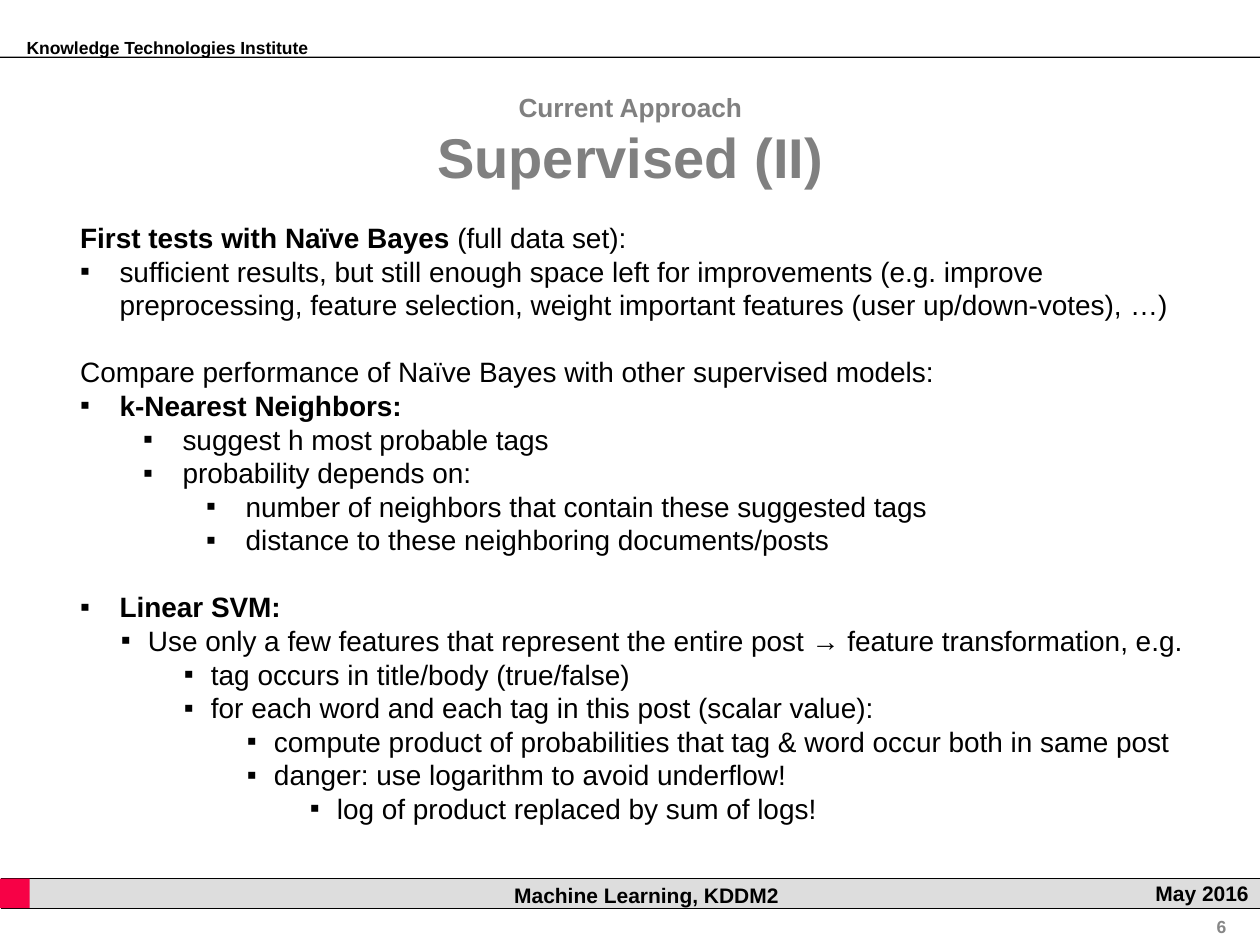
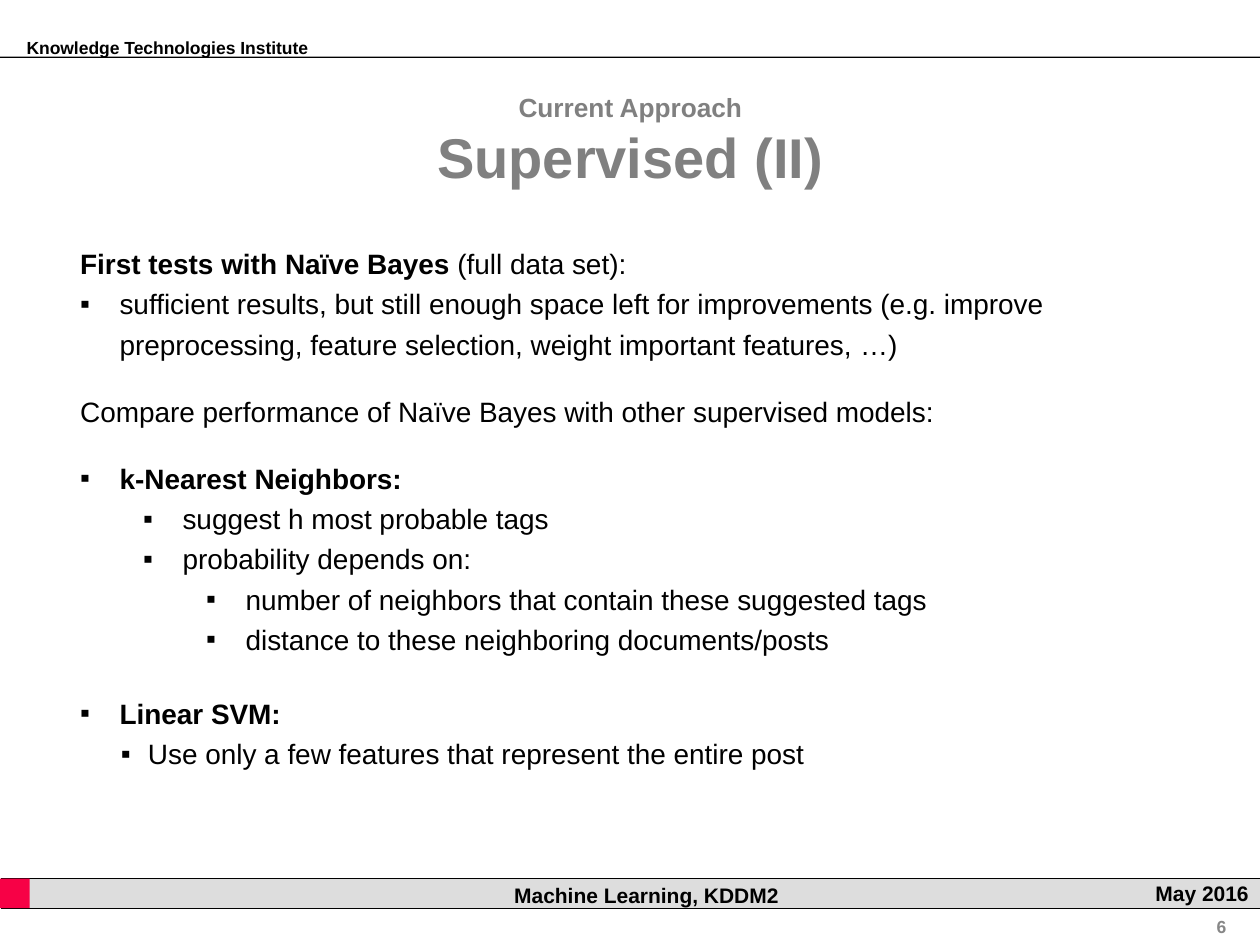
Before and after one commit to rsamer/MLSE, a slide deck: slide 6 of presentation/interim/Presentation.pptx. Drawn at 1260x945 pixels with LibreOffice and Linux fonts; fonts in the diff are those of the drawing; background and template pictures are left out. Boxes give left, top, right and bottom in pixels: in the first picture for what was removed or moved away, otherwise in the second. Text is boxed around its words. In the diff, an @@ line names an element or a change of style, - is before the commit and + after.

```diff
--- a/presentation/interim/Presentation.pptx
+++ b/presentation/interim/Presentation.pptx
@@ text "First tests with Naïve Bayes ...": place and size @@
-text "First tests with Naïve Bayes ..." at (80,227,1183,824)
+text "First tests with Naïve Bayes ..." at (80,253,1043,769)
@@ text at (80,253,927,725): line spacing 1 to 1.2 @@
@@ text at (120,293,1043,360): text changed @@
-▪ sufficient results, but still enough space left for improvements (e.g. improve preprocessing, feature selection, weight important features (user up/down-votes), …)
+▪ sufficient results, but still enough space left for improvements (e.g. improve preprocessing, feature selection, weight important features, …)
@@ text at (148,743,804,769): text changed @@
-  ▪ Use only a few features that represent the entire post → feature transformation, e.g.
-    ▪ tag occurs in title/body (true/false)
-    ▪ for each word and each tag in this post (scalar value):
-      ▪ compute product of probabilities that tag & word occur both in same post
-      ▪ danger: use logarithm to avoid underflow!
-        ▪ log of product replaced by sum of logs!
+  ▪ Use only a few features that represent the entire post
```
Also in this commit, not shown: 4 other slides changed, 1 slide removed.
